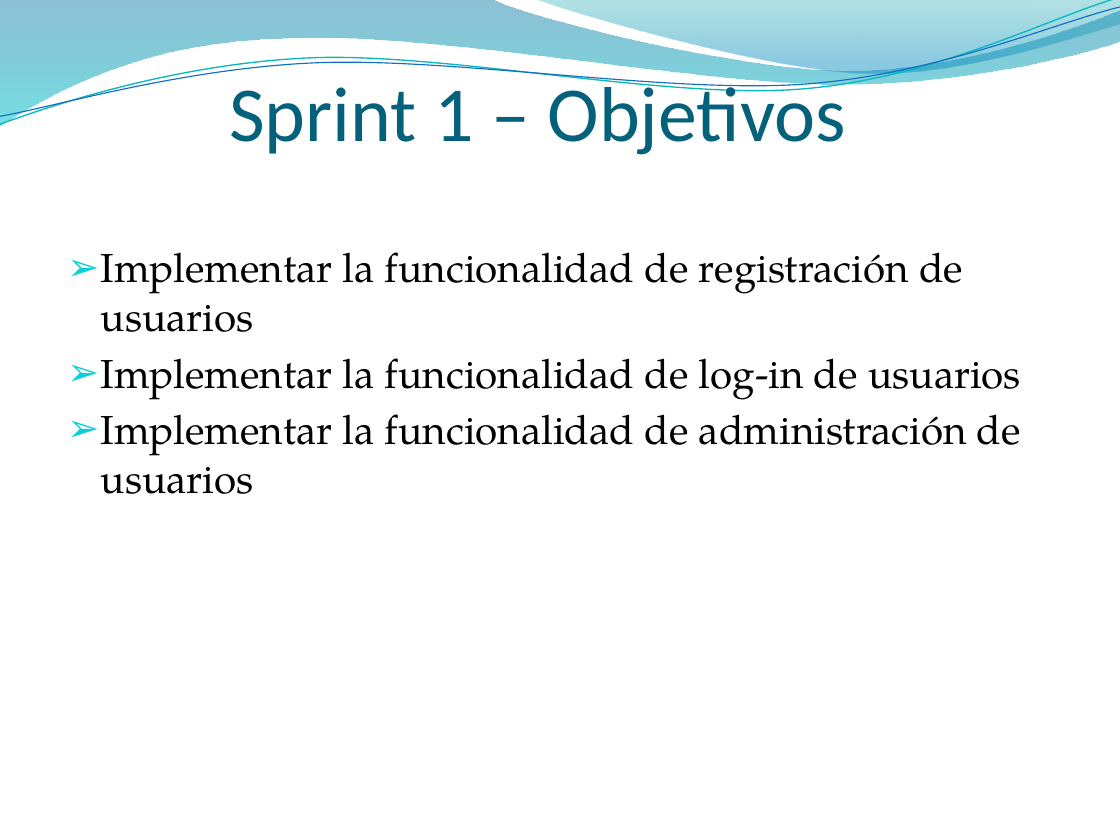
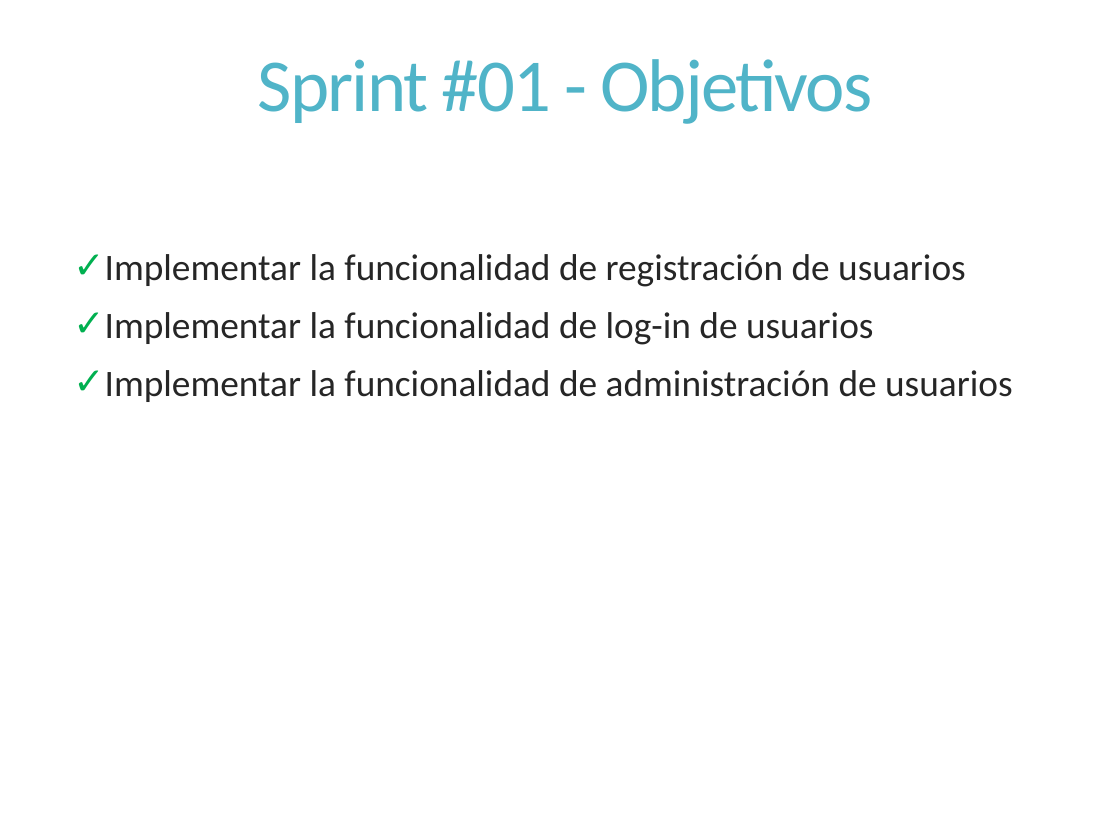
Before and after one commit to dschenkelman/a-malazan-wolvering, a slide deck: slide 2 of docs/Reuniones/Sprint 1/Sprint 1 - Formal/Presentacion.pptx. Drawn at 1120x840 pixels with LibreOffice and Linux fonts; fonts in the diff are those of the drawing; background and template pictures are left out. Boxes give left, top, right and bottom in pixels: in the first picture for what was removed or moved away, otherwise in the second. Text is boxed around its words. In the diff, an @@ line names an element or a change of style, - is before the commit and + after.

```diff
--- a/docs/Reuniones/Sprint 1/Sprint 1 - Formal/Presentacion.pptx
+++ b/docs/Reuniones/Sprint 1/Sprint 1 - Formal/Presentacion.pptx
@@ freeform shape removed at <box>0,0,1120,127</box> @@
@@ freeform shape removed at <box>0,0,1120,131</box> @@
@@ freeform shape removed at <box>0,7,1120,125</box> @@
@@ title "Sprint #01 - Objetivos" at <box>258,59,872,124</box>: vertical alignment bottom to middle @@
@@ freeform shape removed at <box>536,0,1120,77</box> @@
@@ title at <box>258,59,872,124</box>: text changed; size 50 to 48 pt; text colour #04617B to #50B4C8 @@
-Sprint 1 – Objetivos
+Sprint #01 - Objetivos
@@ text "Implementar la funcionalidad de registración ..." at <box>105,254,1013,402</box>: size 26 to 24 pt, font TeX Gyre Pagella to Calibri, text colour #000000 to #262626; bullet ➢ to ✓; line spacing 1 to 0.85; more space between paragraphs; bullet colour #0BD0D9 to #00B050 @@
```
Also in this commit, not shown: 5 other slides changed, 4 slides added, 8 slides removed.
